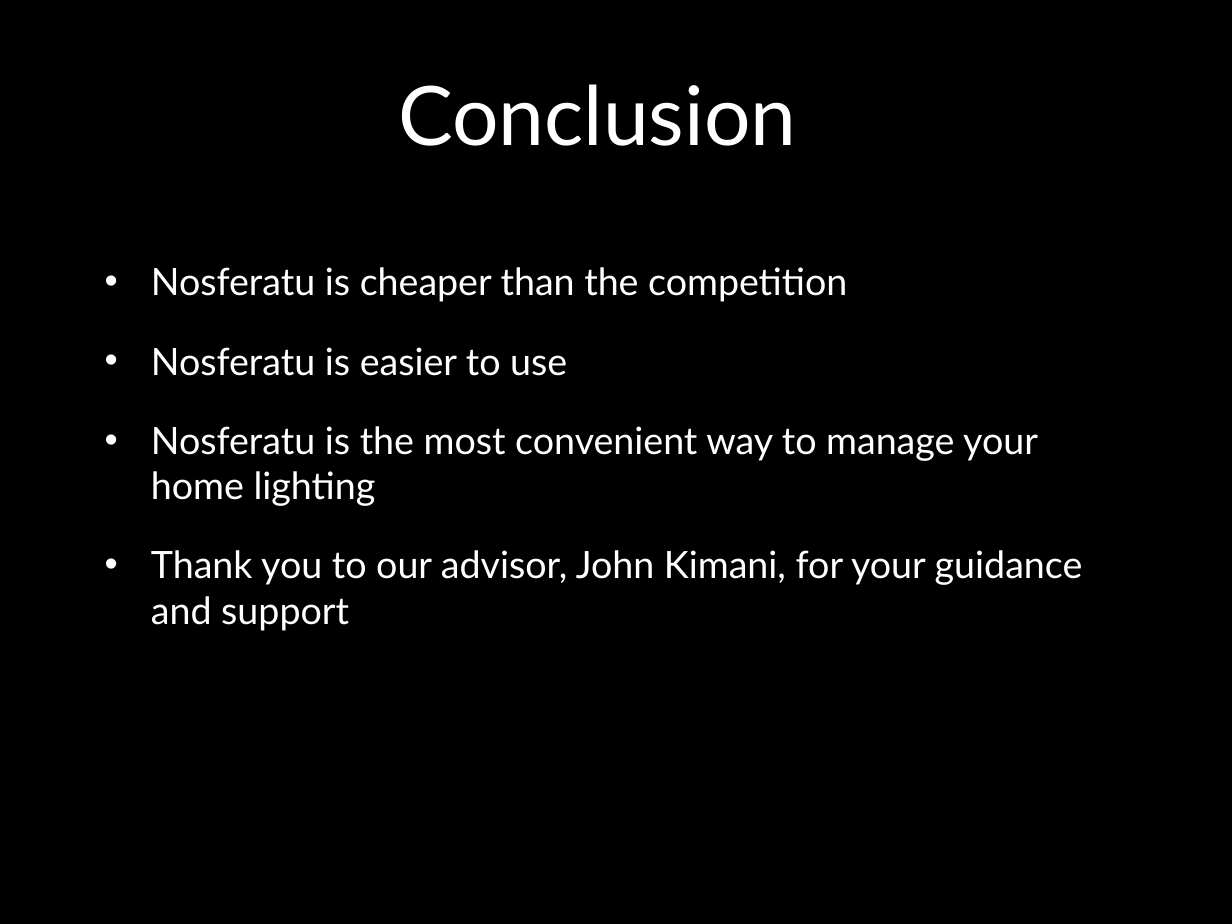
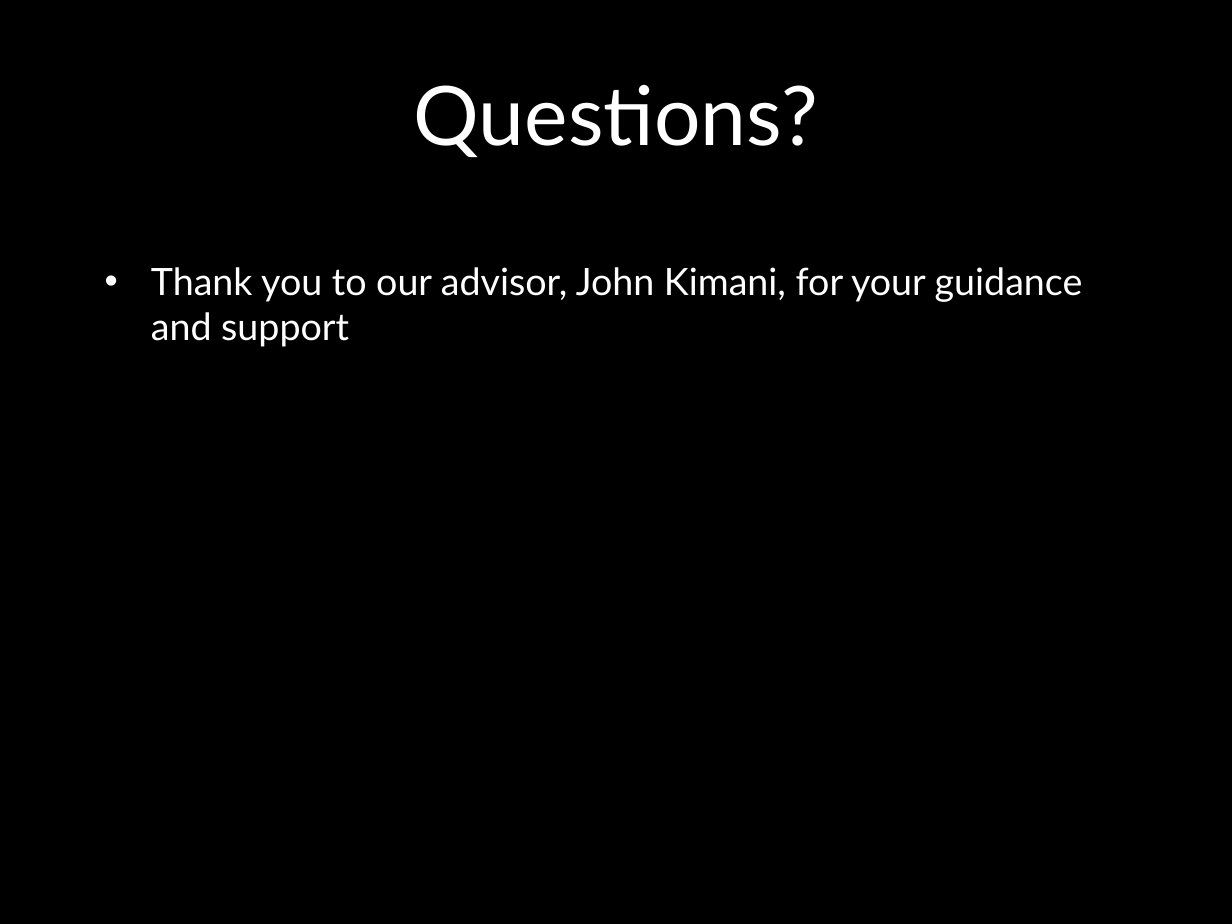
Before and after one commit to cojoigo/Capstone, a slide deck: slide 14 of Final Documents/Final Presentation.pptx. Drawn at 1232x924 pixels with LibreOffice and Linux fonts; fonts in the diff are those of the drawing; background and template pictures are left out. Boxes give left, top, right and bottom in pixels: in the first picture for what was removed or moved away, otherwise in the second. Text is boxed around its words. In the diff, an @@ line names an element or a change of style, - is before the commit and + after.

```diff
--- a/Final Documents/Final Presentation.pptx
+++ b/Final Documents/Final Presentation.pptx
@@ title at [414,85,818,157]: text changed @@
-Conclusion
+Questions?
@@ text at [151,267,1038,506]: paragraphs removed @@
-• Nosferatu is cheaper than the competition
-• Nosferatu is easier to use
-• Nosferatu is the most convenient way to manage your home lighting
```
Also in this commit, not shown: 6 other slides changed, 1 slide added, 2 slides removed.
